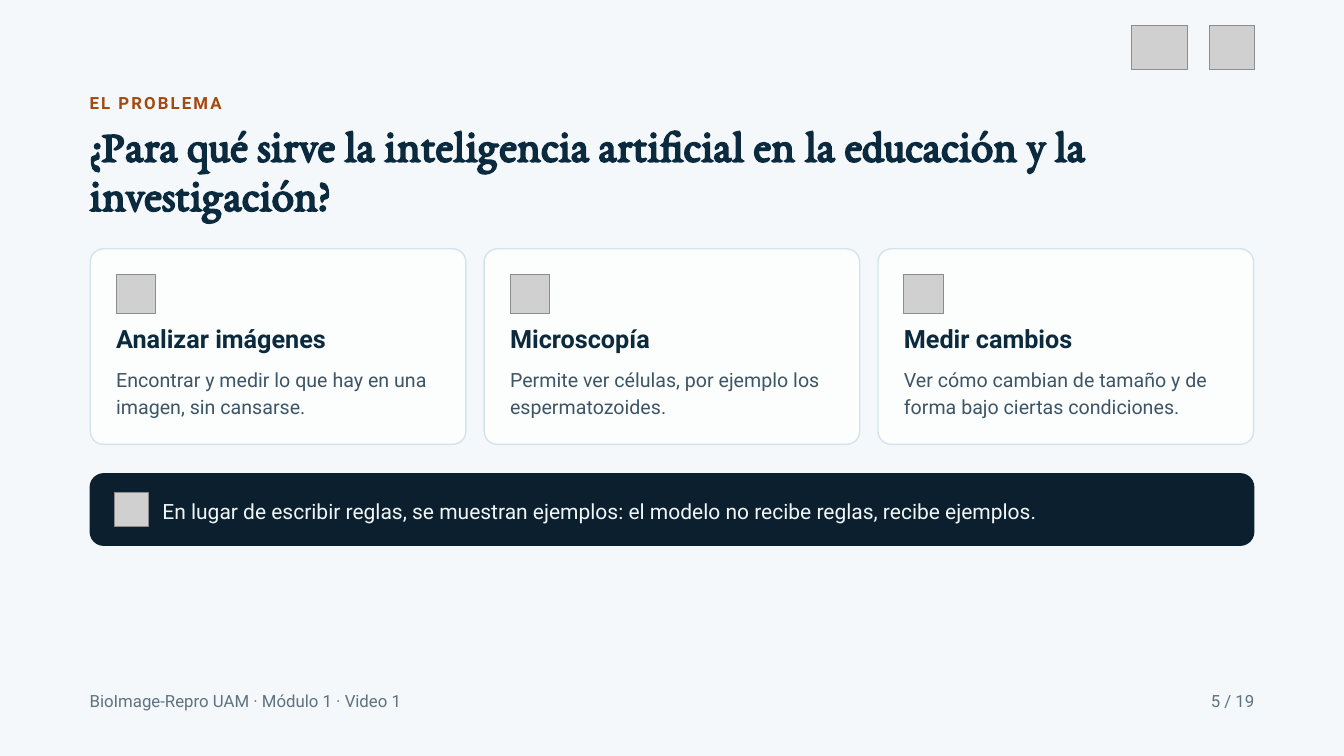
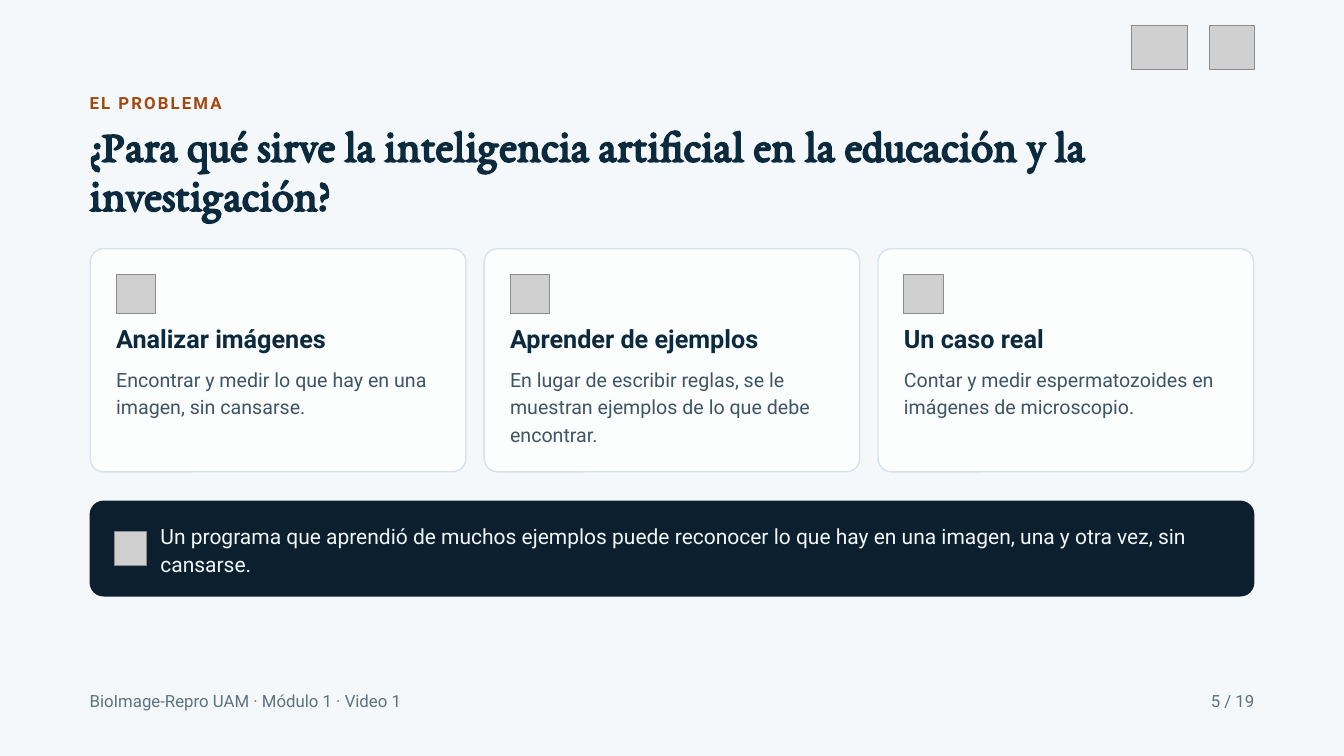
Before and after one commit to ErickJester/image-bio-pro, a slide deck: slide 5 of docs/capacitacion/guion youtube/modulo-1-el-problema-y-las-bases/video-1-el-problema-y-la-imagen-digital/Image Bio Pro · Módulo 1 · Video 1 El problema y la imagen digital.pptx. Drawn at 1344x756 pixels with LibreOffice and Linux fonts; fonts in the diff are those of the drawing; grey boxes stand for pictures. Boxes give left, top, right and bottom in pixels: in the first picture for what was removed or moved away, otherwise in the second. Text is boxed around its words. In the diff, an @@ line names an element or a change of style, - is before the commit and + after.

Commit message:
docs. cambios

```diff
--- a/docs/capacitacion/guion youtube/modulo-1-el-problema-y-las-bases/video-1-el-problema-y-la-imagen-digital/Image Bio Pro · Módulo 1 · Video 1 El problema y la imagen digital.pptx
+++ b/docs/capacitacion/guion youtube/modulo-1-el-problema-y-las-bases/video-1-el-problema-y-la-imagen-digital/Image Bio Pro · Módulo 1 · Video 1 El problema y la imagen digital.pptx
@@ rounded rectangle: place and size @@
-rounded rectangle at box(91, 249, 467, 445)
+rounded rectangle at box(91, 249, 467, 472)
@@ rounded rectangle: place and size @@
-rounded rectangle at box(484, 249, 860, 445)
+rounded rectangle at box(484, 249, 860, 472)
@@ rounded rectangle: place and size @@
-rounded rectangle at box(878, 249, 1254, 445)
+rounded rectangle at box(878, 249, 1254, 472)
@@ text at box(510, 329, 759, 354): text changed @@
-Microscopía
+Aprender de ejemplos
@@ text at box(904, 329, 1044, 349): text changed @@
-Medir cambios
+Un caso real
@@ text at box(510, 372, 810, 442): text changed @@
-Permite ver células, por ejemplo los espermatozoides.
+En lugar de escribir reglas, se le muestran ejemplos de lo que debe encontrar.
@@ text at box(904, 372, 1213, 418): text changed @@
-Ver cómo cambian de tamaño y de forma bajo ciertas condiciones.
+Contar y medir espermatozoides en imágenes de microscopio.
@@ proportions changed in 4 elements at box(91, 249, 467, 472), box(878, 249, 1254, 472), box(484, 249, 860, 472), box(90, 501, 1255, 597) @@
@@ rounded rectangle: place and size @@
-rounded rectangle at box(90, 473, 1255, 545)
+rounded rectangle at box(90, 501, 1255, 597)
@@ picture removed at box(115, 493, 148, 526) @@
@@ picture added at box(115, 532, 146, 566) @@
@@ text at box(160, 528, 1186, 573): text changed @@
-En lugar de escribir reglas, se muestran ejemplos: el modelo no recibe reglas, recibe ejemplos.
+Un programa que aprendió de muchos ejemplos puede reconocer lo que hay en una imagen, una y otra vez, sin cansarse.
```
Also in this commit, not shown: 5 other slides changed, 18 other files.
